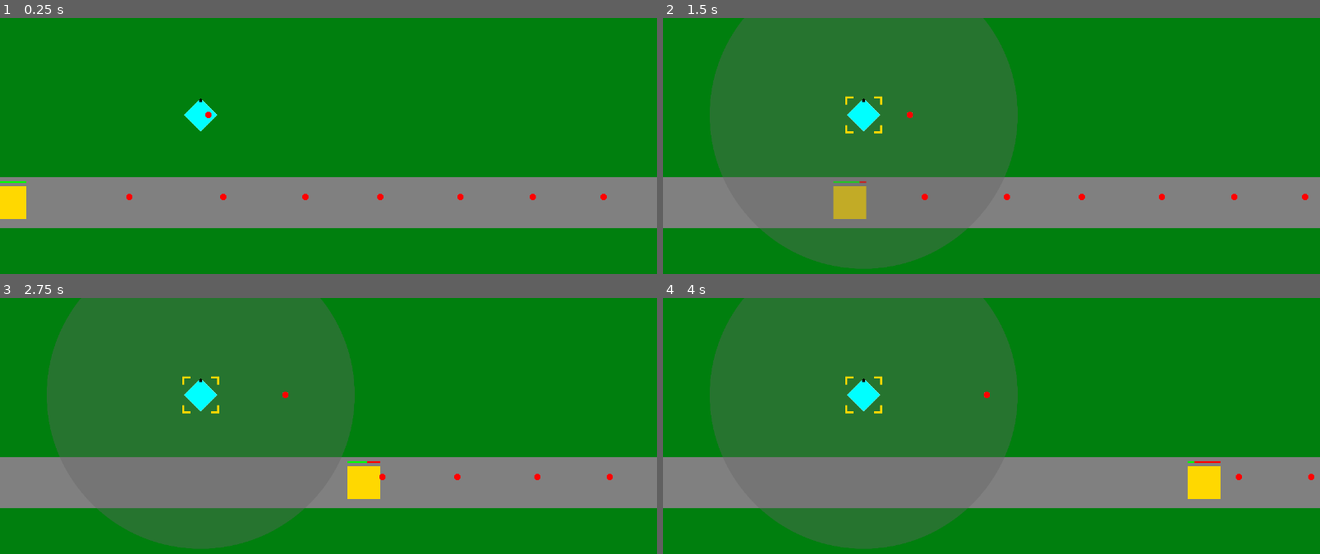
Above: before the commit, frames 1-4 (two rows, left to right).
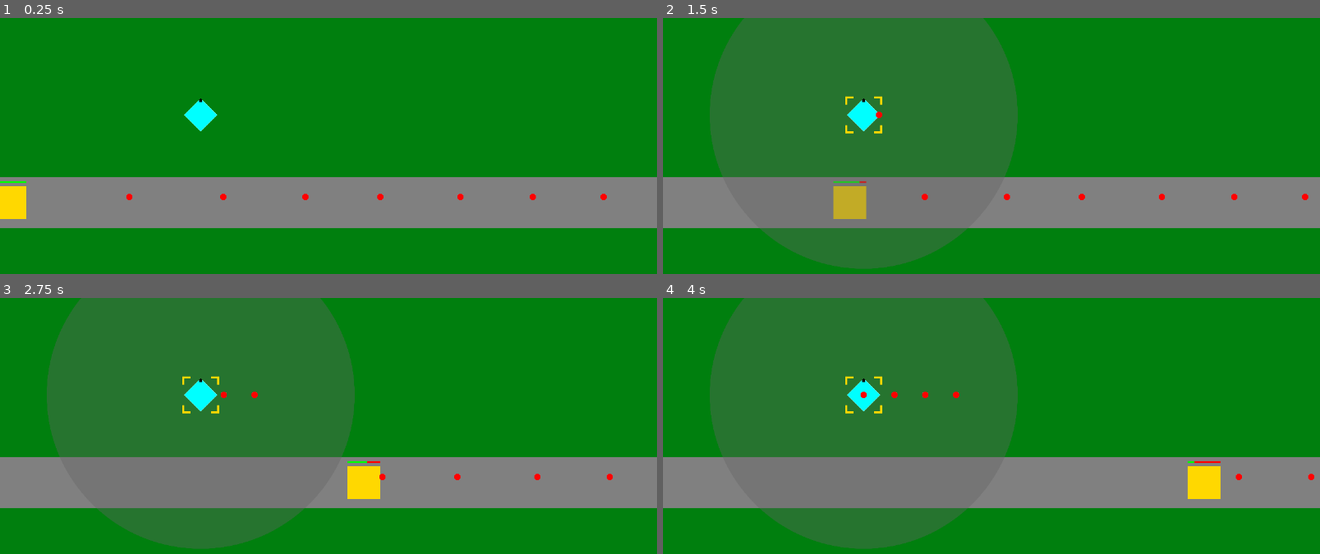
Above: after the commit, the same moments.

Repository: phrasmotica/godot-tower-defence
Game: Godot game, scene res://scenes/game.tscn
The game is run twice, just before and just after one commit, with the same random seed, the same clock (stepped at 60 frames per second) and the same inputs.
Inputs (mouse positions are in pixels of both pictures, inside the frame that each line leads up to):
- Up to frame 1 (0.25 s): no input
- Up to frame 2 (1.5 s): move the mouse to (866, 115) at 0.52 s; click (866, 115) at 0.67 s; move the mouse to (860, 220) at 1.27 s; click (860, 220) at 1.42 s
- Up to frame 3 (2.75 s): move the mouse to (394, 400) at 2.02 s; click (394, 400) at 2.17 s
- Up to frame 4 (4 s): move the mouse to (outside the picture) at 2.77 s; click (outside the picture) at 2.92 s; move the mouse to (1188, 538) at 3.52 s; click (1188, 538) at 3.67 s

The runs differ from the first frame. In frame 1, less than 0.1% of the frame differs, in the area x 31-33%, y 36-40%; in frame 2, less than 0.1%; in frame 3, less than 0.1%; in frame 4, 0.1%, in the area x 30-50%, y 36-40%.

Commit message:
Create gun barrel scene and add shot timer to it

Diff:
--- /dev/null
+++ b/scenes/barrel.tscn
@@ -0,0 +1,13 @@
+[gd_scene load_steps=3 format=3 uid="uid://dennk04qdhx0m"]
+
+[ext_resource type="Script" path="res://scripts/gun_barrel.gd" id="1_ory0v"]
+[ext_resource type="PackedScene" uid="uid://dkbrkn8ajicyx" path="res://scenes/bullet.tscn" id="2_dfp4u"]
+
+[node name="Barrel" type="Node2D"]
+script = ExtResource("1_ory0v")
+projectile = ExtResource("2_dfp4u")
+
+[node name="ShotTimer" type="Timer" parent="."]
+autostart = true
+
+[connection signal="timeout" from="ShotTimer" to="." method="_on_shot_timer_timeout"]
--- a/scenes/gun_tower.tscn
+++ b/scenes/gun_tower.tscn
@@ -6,8 +6,7 @@
 [ext_resource type="Texture2D" uid="uid://du6xscvmfx8l8" path="res://assets/sprites/towerselection.png" id="3_ksutm"]
 [ext_resource type="Texture2D" uid="uid://bqxjks1khgpr4" path="res://assets/sprites/tower1upgrade1.png" id="4_gubpj"]
 [ext_resource type="Texture2D" uid="uid://cyvmiovifx22h" path="res://assets/sprites/tower1upgrade2.png" id="5_kp04t"]
-[ext_resource type="Script" path="res://scripts/gun_barrel.gd" id="7_mt45d"]
-[ext_resource type="PackedScene" uid="uid://dkbrkn8ajicyx" path="res://scenes/bullet.tscn" id="8_woucl"]
+[ext_resource type="PackedScene" uid="uid://dennk04qdhx0m" path="res://scenes/barrel.tscn" id="7_mplx0"]
 
 [sub_resource type="RectangleShape2D" id="RectangleShape2D_p0cbx"]
 size = Vector2(64, 64)
@@ -126,9 +125,7 @@
 [node name="Upgrade2Sprite" type="AnimatedSprite2D" parent="Levels/Upgrade2"]
 sprite_frames = SubResource("SpriteFrames_luw1d")
 
-[node name="Barrel" type="Node2D" parent="."]
-script = ExtResource("7_mt45d")
-projectile = ExtResource("8_woucl")
+[node name="Barrel" parent="." instance=ExtResource("7_mplx0")]
 
 [connection signal="input_event" from="CollisionArea" to="." method="_on_collision_area_input_event"]
 [connection signal="mouse_entered" from="CollisionArea" to="." method="_on_collision_area_mouse_entered"]
--- a/scripts/gun_barrel.gd
+++ b/scripts/gun_barrel.gd
@@ -2,7 +2,6 @@
 
 @export var projectile: PackedScene
 
-# Called when the node enters the scene tree for the first time.
-func _ready():
-	var bullet: Projectile = projectile.instantiate()
+func _on_shot_timer_timeout():
+	var bullet = projectile.instantiate()
 	add_child(bullet)
Not shown: 1 places in scenes/gun_tower.tscn that only renumber resources
